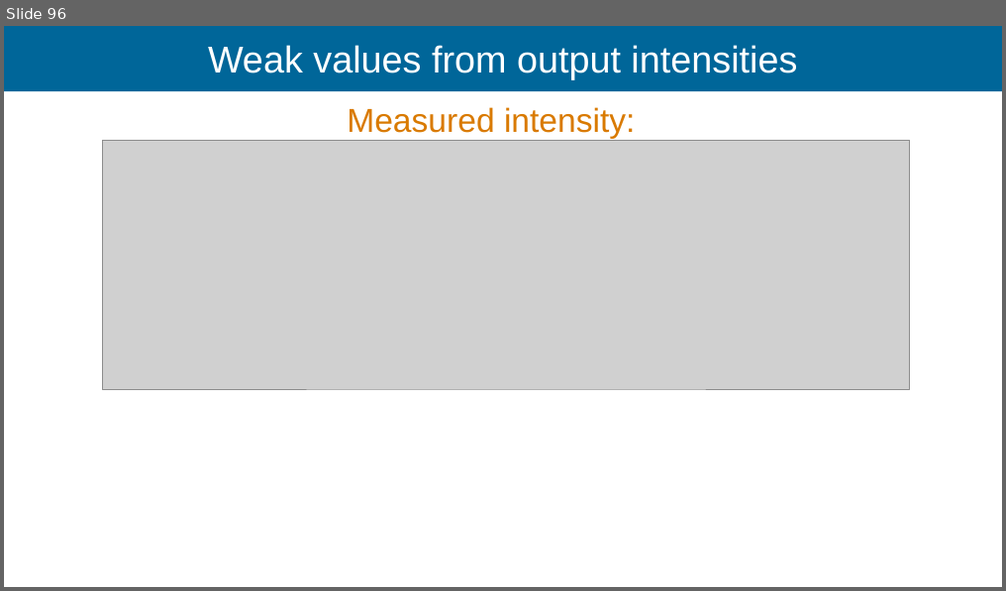
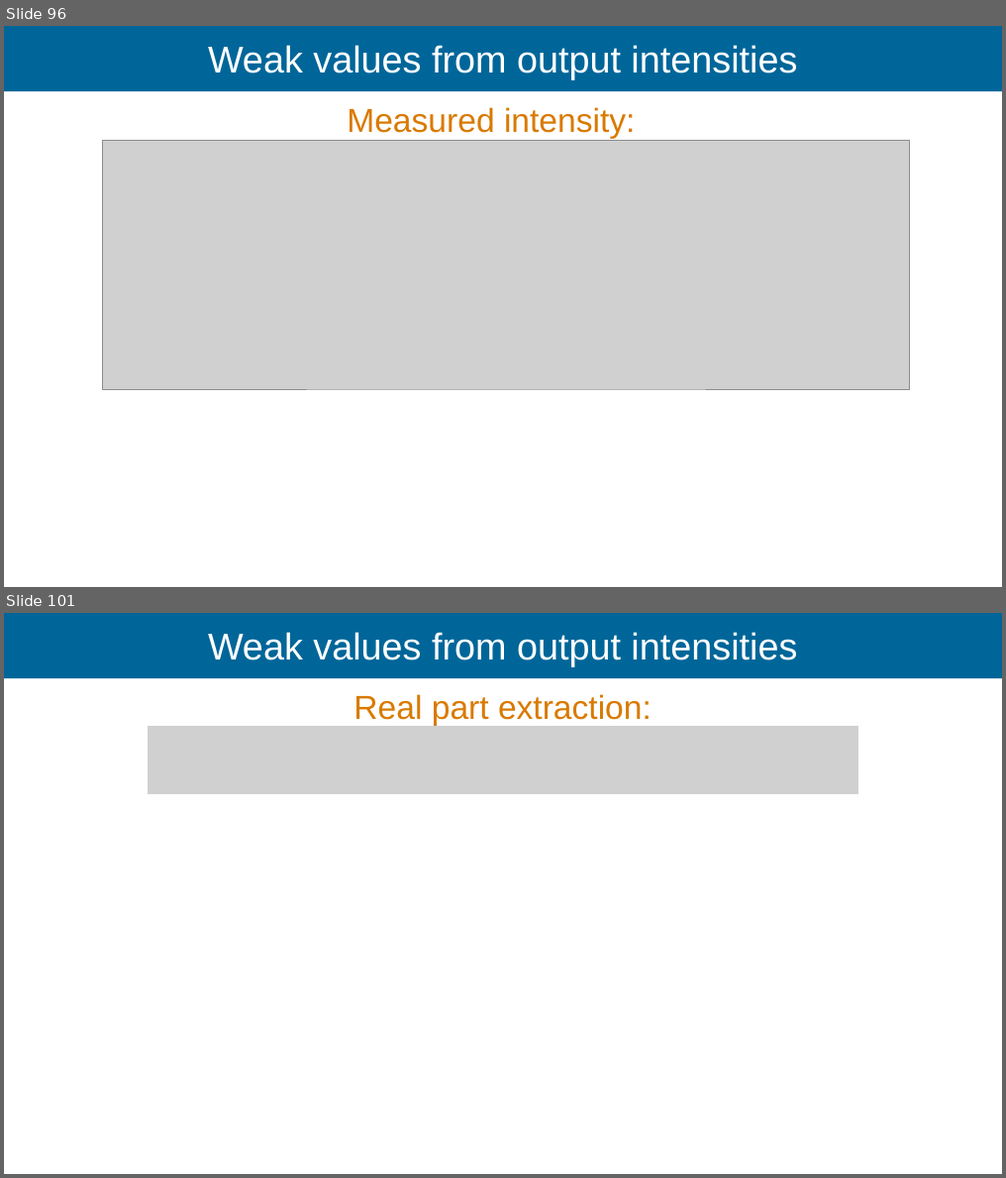
Before and after one commit to Ismaele-vincent/PhD, a slide deck: 2026/Talks/ILL Seminar/ILL seminar 2026 ver3.odp. Shown one above the other, each under a label of ours: slide 96 before the commit, slides 96 and 101 after it; the slides between them are not shown. The pictures are 1006x591 and 1006x1178 pixels, drawn with LibreOffice and Linux fonts; fonts in the diff are those of the drawing; grey boxes stand for pictures; background and template pictures are left out. Boxes give left, top, right and bottom in pixels: in the first picture for what was removed or moved away, otherwise in the second. Text is boxed around its words. In the diff, an @@ line names an element or a change of style, - is before the commit and + after.

```diff
--- a/2026/Talks/ILL Seminar/ILL seminar 2026 ver3.odp
+++ b/2026/Talks/ILL Seminar/ILL seminar 2026 ver3.odp
@@ slide 101 added at (x1=4, y1=613, x2=1002, y2=1174), background #FFFFFF; not listed: 1 template element that a slide beside it also shows @@
@@ title added at (x1=208, y1=632, x2=797, y2=667), 36 pt, text #FFFFFF @@
+Weak values from output intensities
@@ text added at (x1=353, y1=694, x2=651, y2=725), 32 pt, text #D97A00 @@
+Real part extraction:
@@ picture added at (x1=148, y1=726, x2=858, y2=794) @@
```
Also in this commit, not shown: 8 slides changed, 6 other slides added, 3 slides removed, 3 other files.
